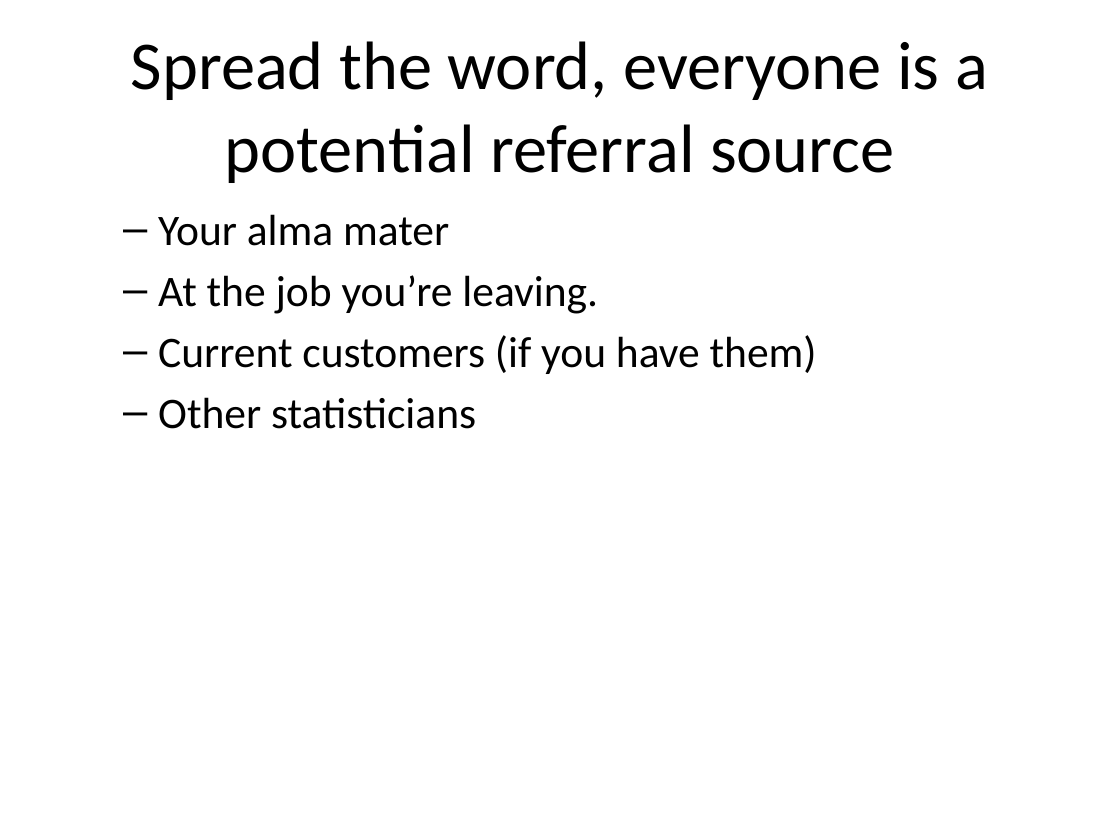
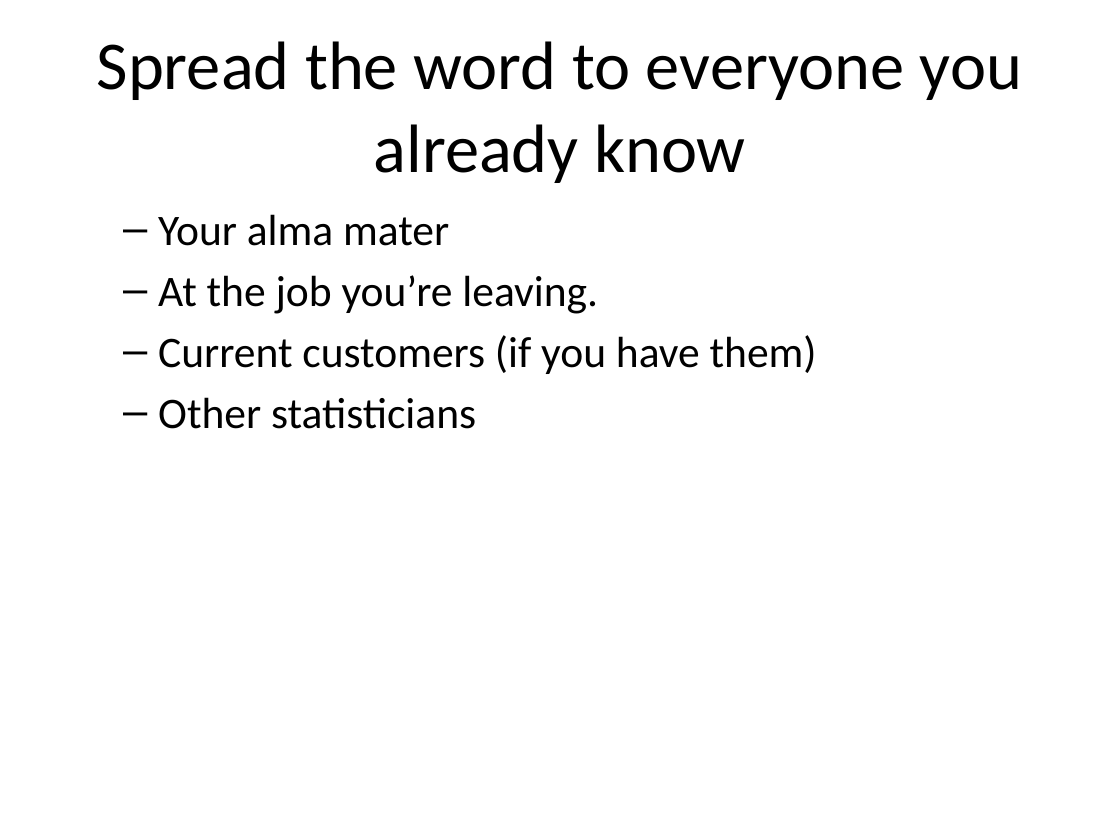
Before and after one commit to pmean/finding-customers, a slide deck: slide 5 of finding-customers.pptx. Drawn at 1120x840 pixels with LibreOffice and Linux fonts; fonts in the diff are those of the drawing. Boxes give left, top, right and bottom in pixels: in the first picture for what was removed or moved away, otherwise in the second. Text is boxed around its words. In the diff, an @@ line names an element or a change of style, - is before the commit and + after.

```diff
--- a/finding-customers.pptx
+++ b/finding-customers.pptx
@@ title at <box>97,41,1022,183</box>: text changed @@
-Spread the word, everyone is a potential referral source
+Spread the word to everyone you already know
```
Also in this commit, not shown: 8 other slides changed, 9 slides added, 1 other file.
